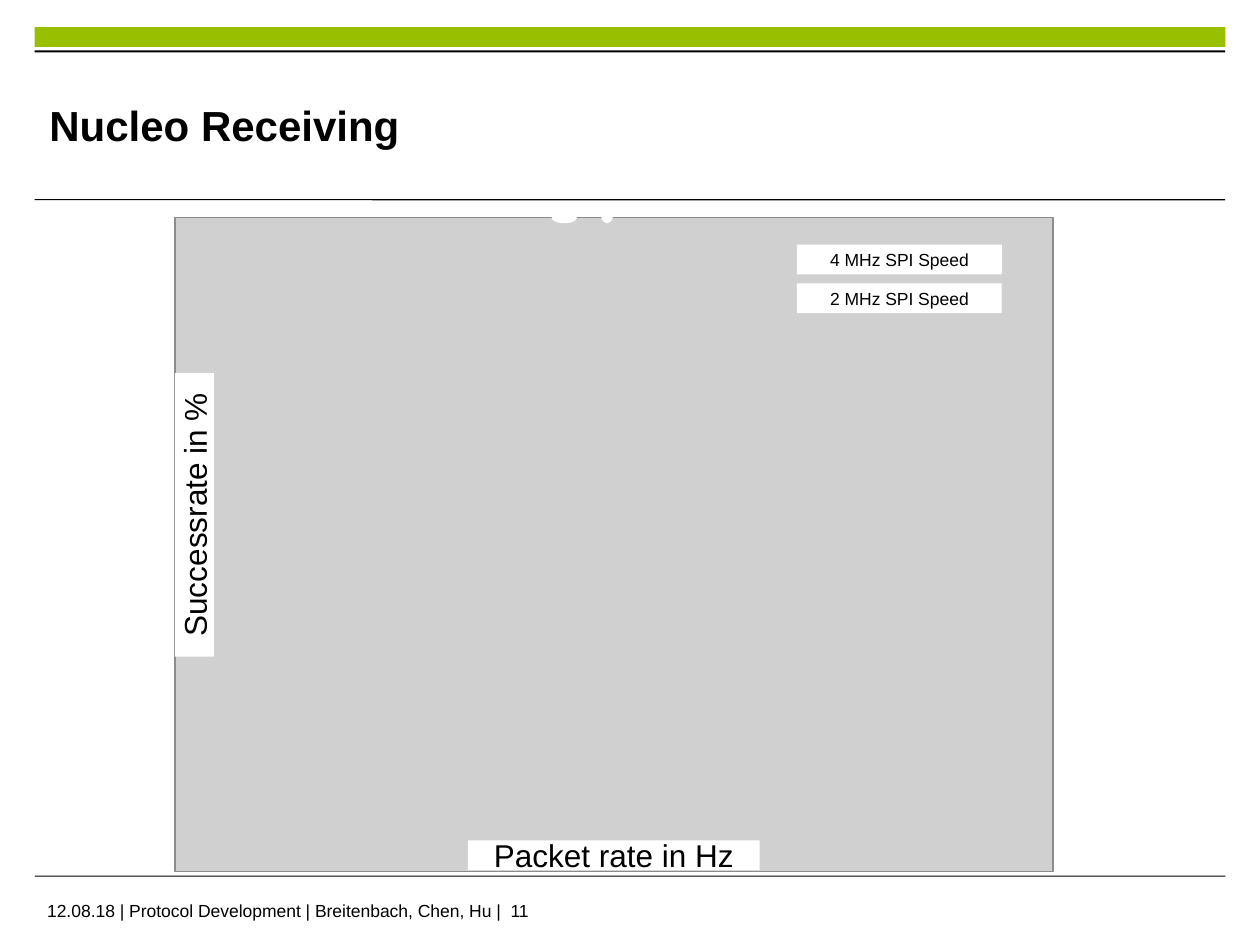
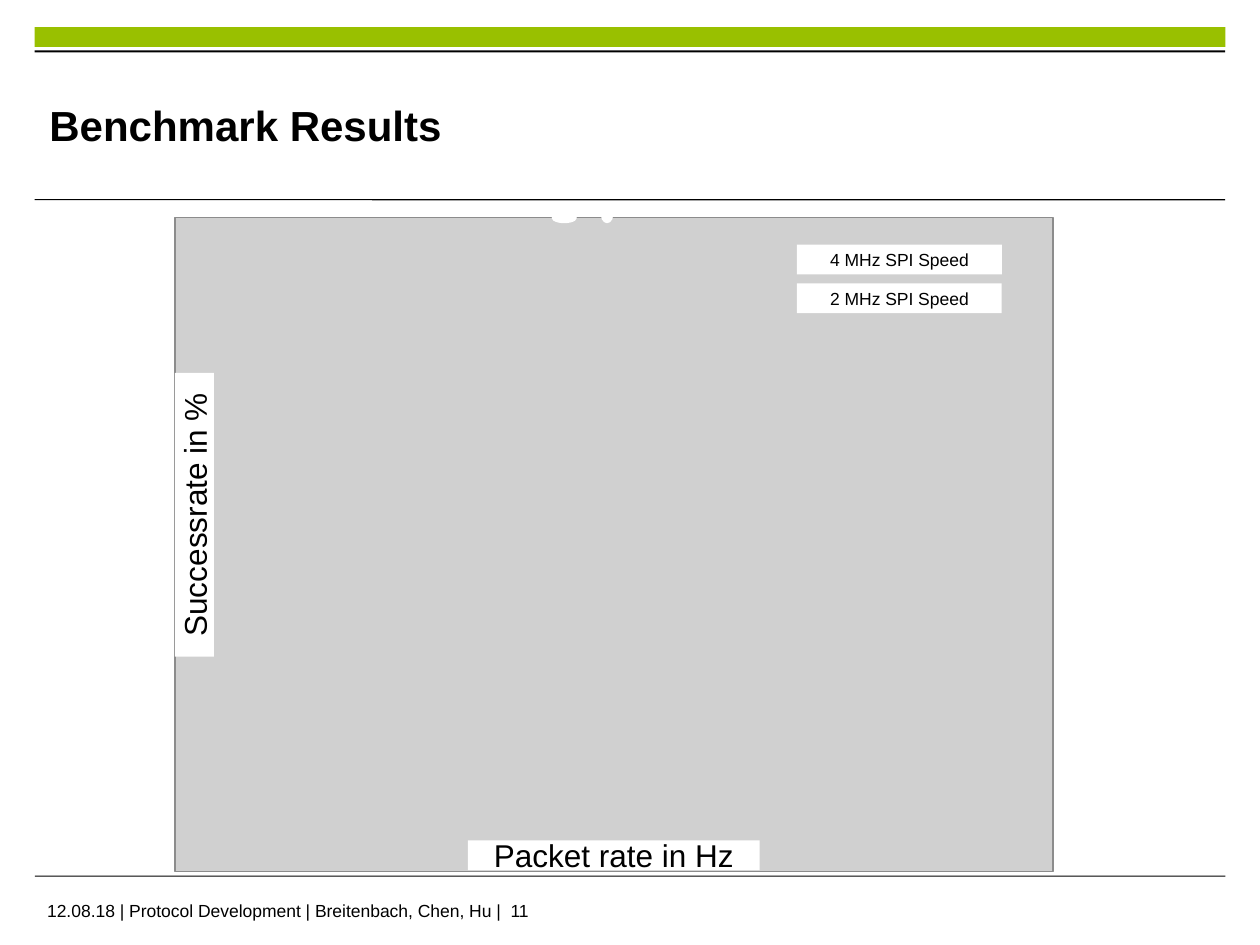
Before and after one commit to im-Kitsch/RMR_sensor_fusion, a slide deck: slide 11 of data/presentation/PS_presentation_FINAL.pptx. Drawn at 1260x945 pixels with LibreOffice and Linux fonts; fonts in the diff are those of the drawing; grey boxes stand for pictures; background and template pictures are left out. Boxes give left, top, right and bottom in pixels: in the first picture for what was removed or moved away, otherwise in the second. Text is boxed around its words. In the diff, an @@ line names an element or a change of style, - is before the commit and + after.

```diff
--- a/data/presentation/PS_presentation_FINAL.pptx
+++ b/data/presentation/PS_presentation_FINAL.pptx
@@ text at [49, 110, 442, 142]: text changed @@
-Nucleo Receiving
+Benchmark Results
```
Also in this commit, not shown: 4 other slides changed.
